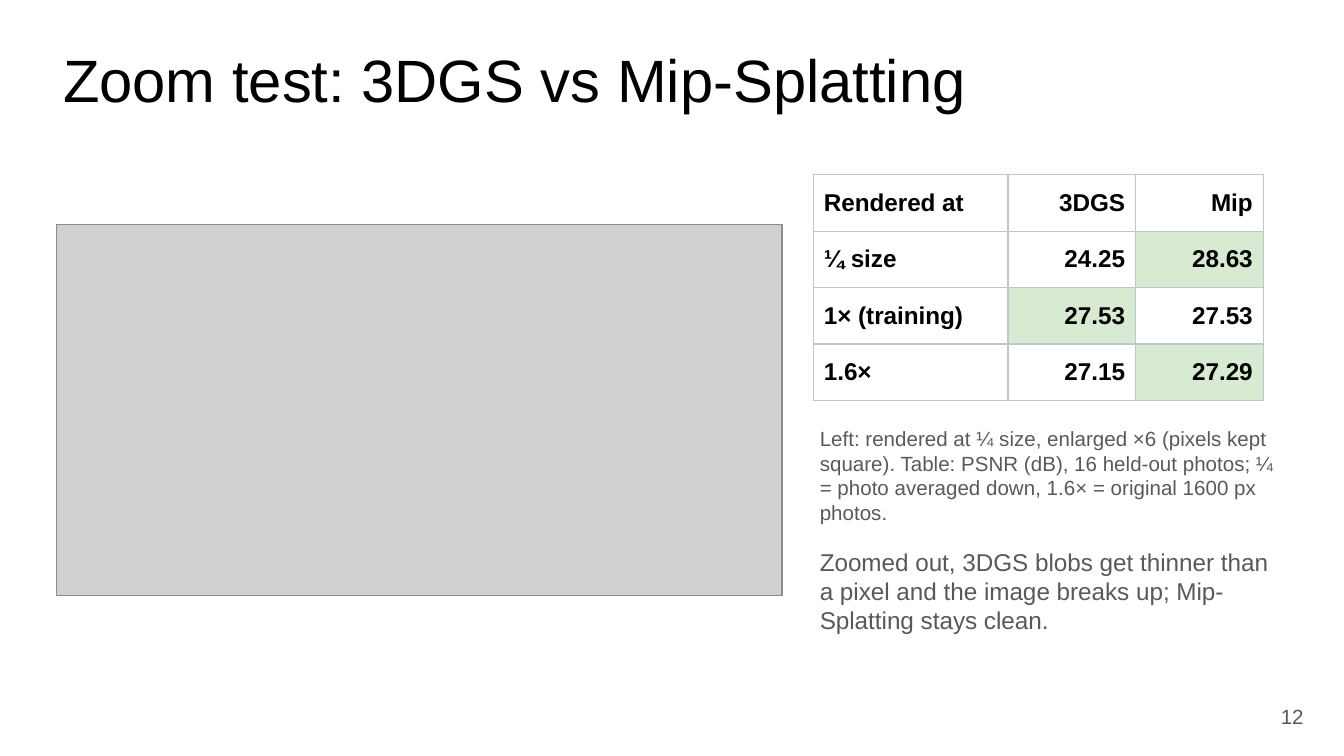
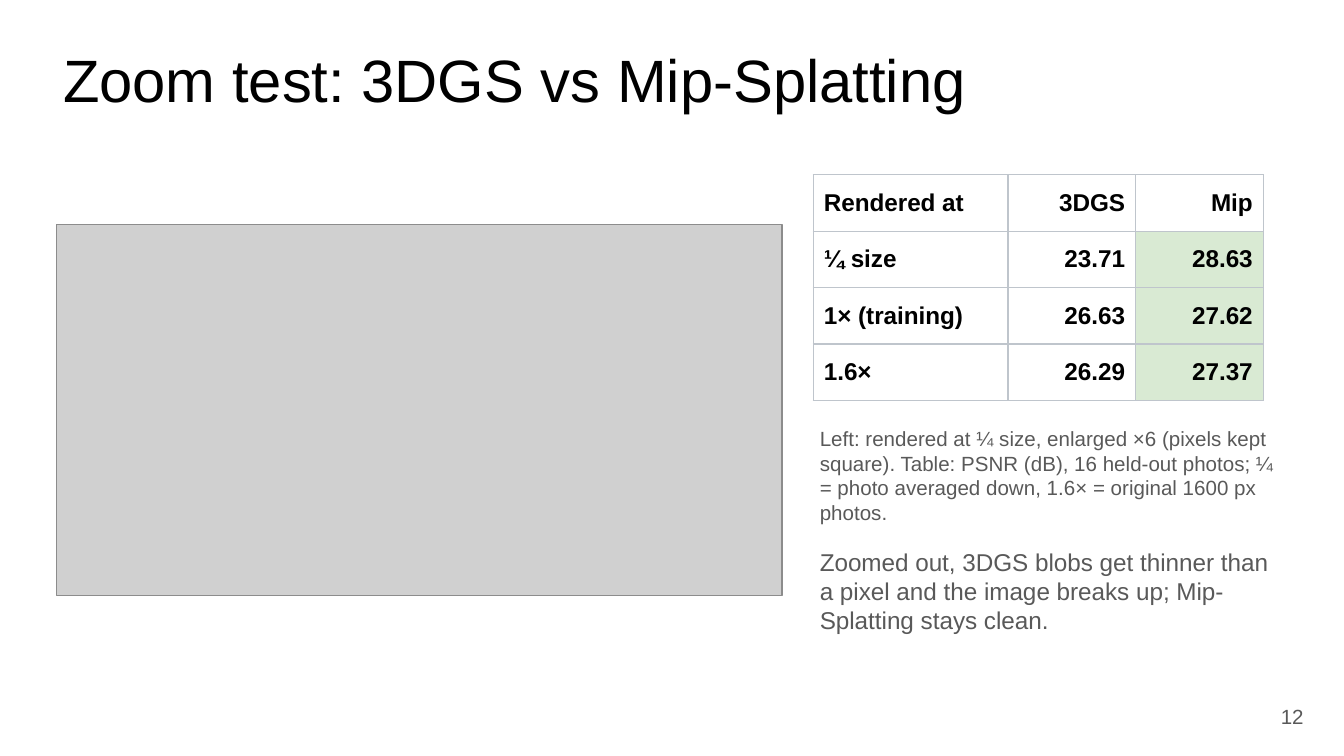
Before and after one commit to anas2908/cv802_assignment_3, a slide deck: slide 12 of docs/slides/CV802_SP3_novel_view_synthesis.pptx. Drawn at 1344x756 pixels with LibreOffice and Linux fonts; fonts in the diff are those of the drawing; grey boxes stand for pictures. Boxes give left, top, right and bottom in pixels: in the first picture for what was removed or moved away, otherwise in the second. Text is boxed around its words. In the diff, an @@ line names an element or a change of style, - is before the commit and + after.

```diff
--- a/docs/slides/CV802_SP3_novel_view_synthesis.pptx
+++ b/docs/slides/CV802_SP3_novel_view_synthesis.pptx
@@ table at bbox=[813, 175, 1263, 401] @@
-row 2, column 2: 24.25
+row 2, column 2: 23.71
-row 3, column 2: 27.53
+row 3, column 2: 26.63
-row 3, column 3: 27.53
+row 3, column 3: 27.62
-row 4, column 2: 27.15
+row 4, column 2: 26.29
-row 4, column 3: 27.29
+row 4, column 3: 27.37
@@ fill #D9EAD3 to none in row 3, column 2 @@
@@ fill none to #D9EAD3 in row 3, column 3 @@
```
Also in this commit, not shown: 13 other slides changed, 1 slide added, 45 other files.
